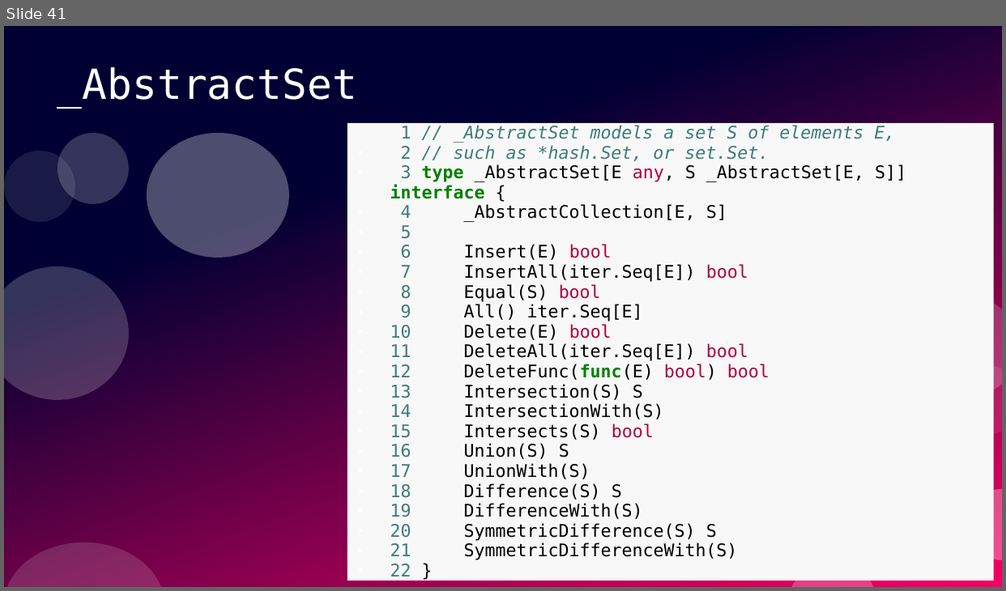
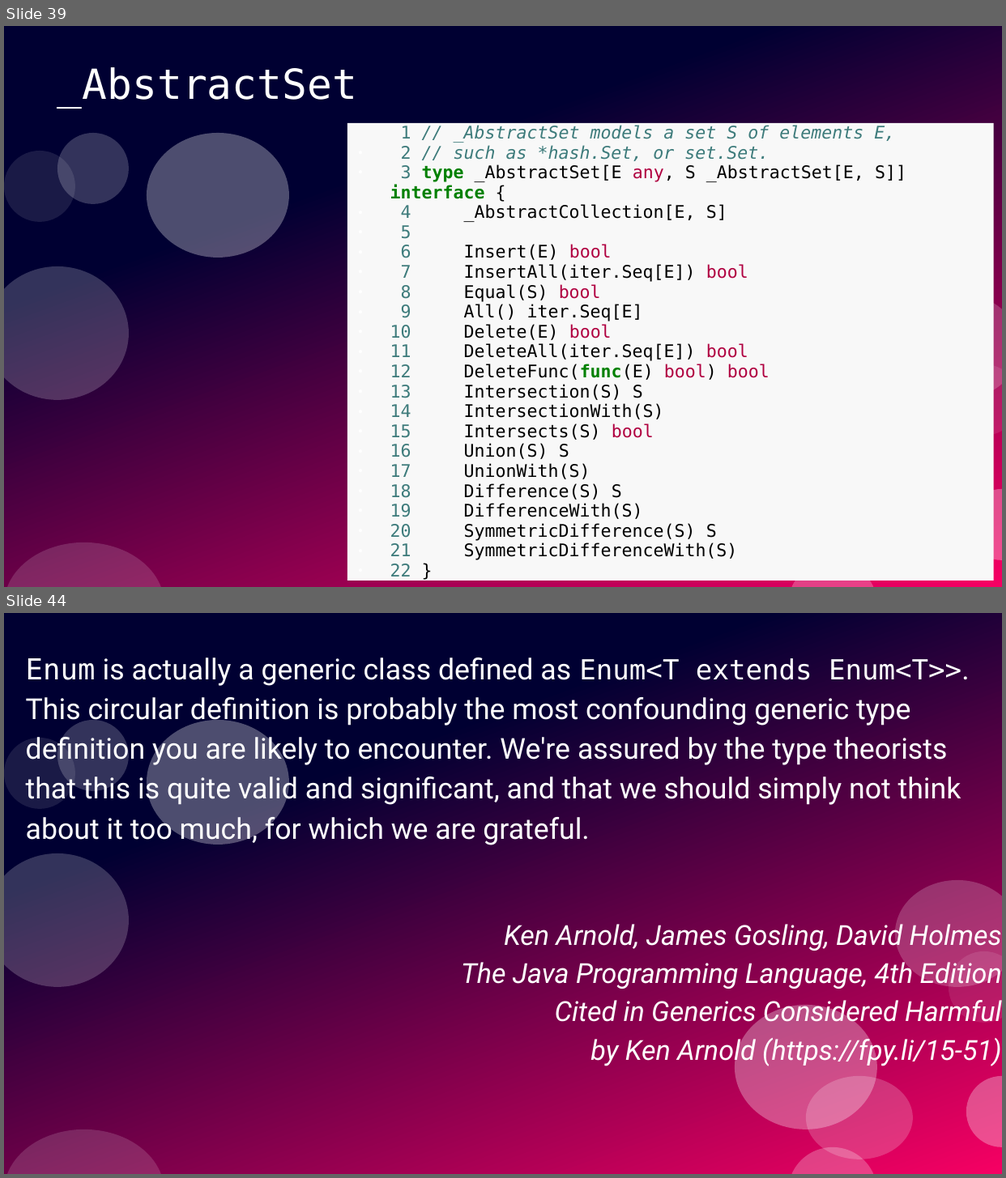
Before and after one commit to ramalho/sets-in-go, a slide deck: sets-in-go.odp. Shown one above the other, each under a label of ours: slide 41 before the commit, slides 39 and 44 after it; the slides between them are not shown. The pictures are 1006x591 and 1006x1178 pixels, drawn with LibreOffice and Linux fonts; fonts in the diff are those of the drawing. Boxes give left, top, right and bottom in pixels: in the first picture for what was removed or moved away, otherwise in the second. Text is boxed around its words. In the diff, an @@ line names an element or a change of style, - is before the commit and + after.

```diff
--- a/sets-in-go.odp
+++ b/sets-in-go.odp
@@ slide 44 added at [4,613,1002,1174], background #FFFFFF; not listed: 10 template elements that a slide beside it also shows @@
@@ text added at [26,658,1002,1067], 23 pt, text #FFFFFF @@
+Enum is actually a generic class defined as Enum<T extends Enum<T>>. This circular definition is probably the most confounding generic type definition you are likely to encounter. We're assured by the type theorists that this is quite valid and significant, and that we should simply not think about it too much, for which we are grateful.
+Ken Arnold, James Gosling, David Holmes
+The Java Programming Language, 4th Edition
+Cited in Generics Considered Harmful
+by Ken Arnold (https://fpy.li/15-51)
@@ ellipse added at [735,1005,877,1130], fill #FFFFFF at 30% opacity @@
@@ ellipse added at [807,1076,913,1160], fill #FFFFFF at 20% opacity @@
@@ what was slide 41 is now slide 39 @@
```
Also in this commit, not shown: 4 slides changed, 6 other slides added, 1 other file.
